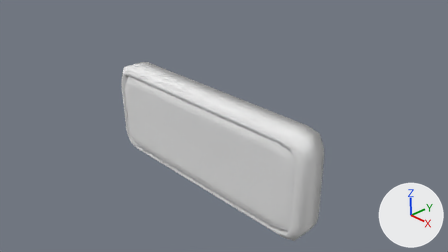
What one commit did to the Blender file CaptainObvious/Assets/Models/small_items/emergency_exit.blend.
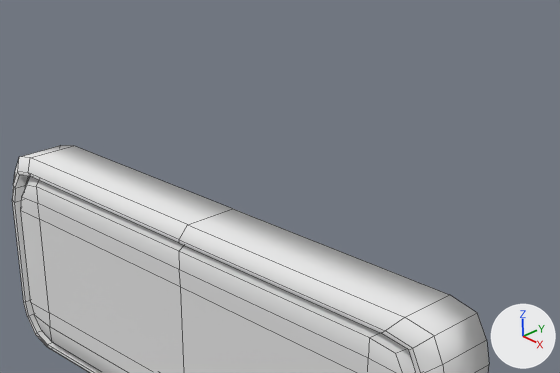
Each version appears first from the file's camera 'Camera', and next in a close-up on the part from 26% to 79% of the width and 0% to 63% of the height. Every picture has the same lights, and +X, +Y and +Z are marked at lower right. The close-ups show mesh edges as thin lines.
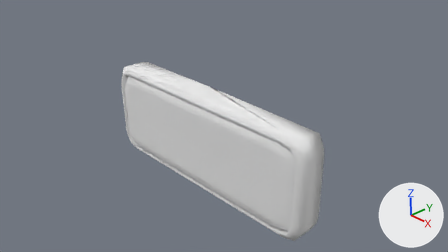
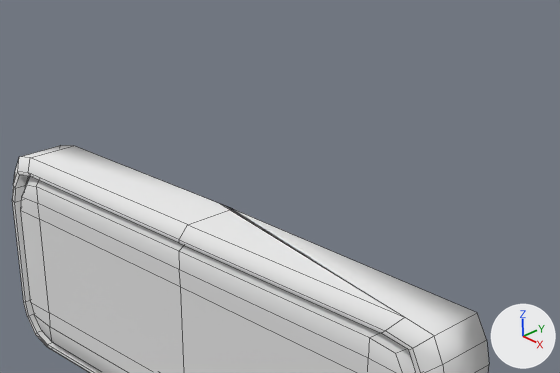
Where the change shows, as pixel boxes [x1, y1, x2, y2] in the close-ups (560 x 373 px; the box of a moved part takes in the faces that stretch with it):
part 1 of me_cube, moved or reshaped
    before: [189, 209, 477, 335]
    after: [189, 204, 476, 335]

Patch to the scene script:
```diff
--- a/CaptainObvious/Assets/Models/small_items/emergency_exit.blend.py
+++ b/CaptainObvious/Assets/Models/small_items/emergency_exit.blend.py
@@ me_cube @@
 me_cube.from_pydata(...)  # 138 vertices, 129 faces; spans x -1.06..1.06, y -1.01..0.51, z -2.06..0.25
 # used by ob_cube; location = (0.0, 0.0, 1.005); scale = (2.8, 0.444, 1.0)
-me_cube.vertices[137].co = (0.91, 0.51, 0.25)  # pixel (449, 294)
+# me_cube part 1
+me_cube.vertices[137].co = (-0.07, 0.51, 0.25)  # pixel (219, 203)
 me_cube.materials.append(mat_material)
```
